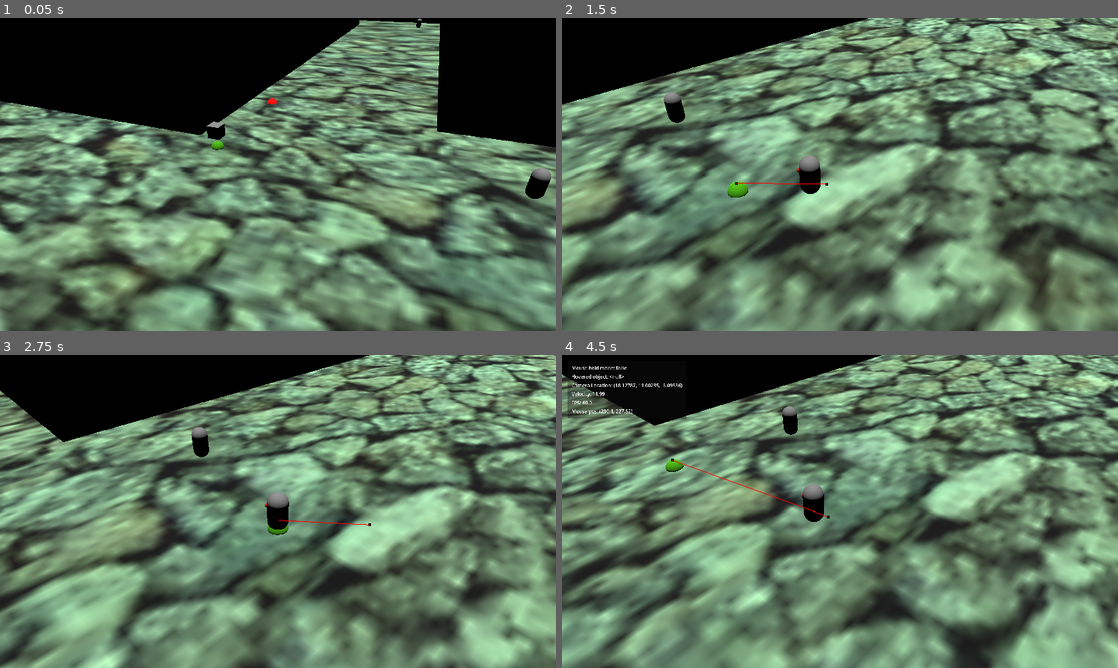
Above: before the commit, frames 1-4 (two rows, left to right).
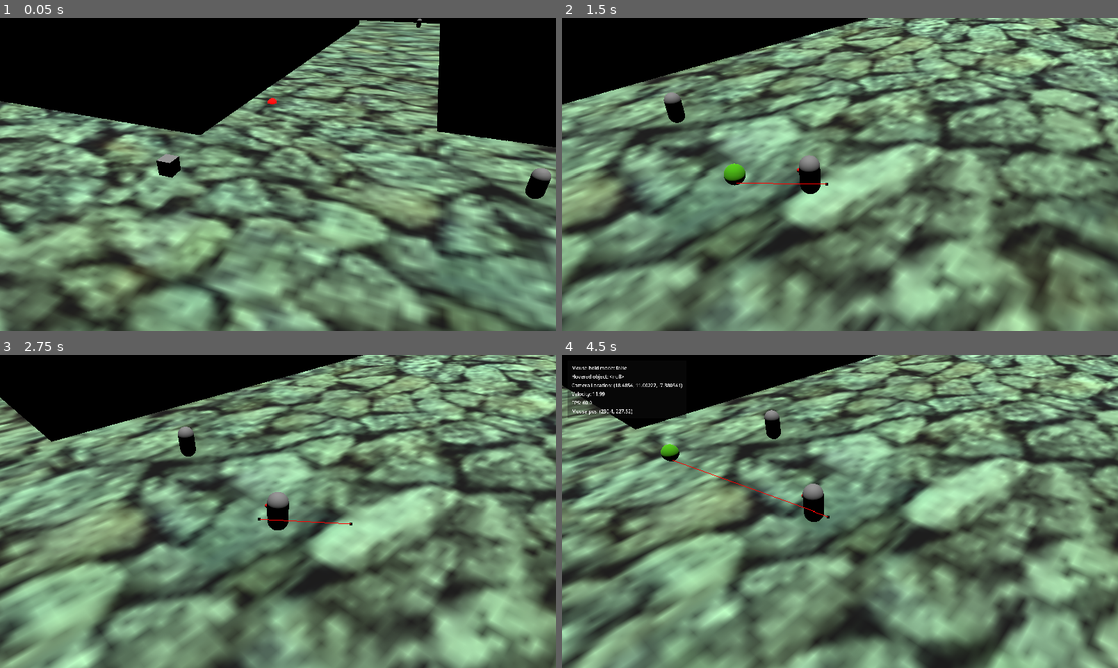
Above: after the commit, the same moments.

Repository: OLIWAPUNK/WSKAZEM
Game: Godot game, scene res://Scenes/GameWorld/World.tscn
Two runs of this game, one before a commit and one after it. Both use one fixed random seed, a clock stepped at 60 frames per second and the inputs below.
Inputs (mouse positions are in pixels of both pictures, inside the frame that each line leads up to):
- Up to frame 1 (0.05 s): no input
- Up to frame 2 (1.5 s): move the mouse to (962, 158) at 0.52 s; press the mouse at (962, 158) at 0.53 s; move the mouse to (728, 190) at 1.27 s; release the mouse at (728, 190) at 1.28 s; click (728, 190) at 1.35 s
- Up to frame 3 (2.75 s): move the mouse to (333, 442) at 2.02 s; press the mouse at (333, 442) at 2.03 s
- Up to frame 4 (4.5 s): move the mouse to (812, 574) at 2.77 s; release the mouse at (812, 574) at 2.78 s; click (812, 574) at 2.85 s; move the mouse to (1006, 558) at 3.52 s; press the mouse at (1006, 558) at 3.53 s; tap F1 (debug) at 4.15 s; move the mouse to (673, 464) at 4.27 s; release the mouse at (673, 464) at 4.28 s; click (673, 464) at 4.35 s

The runs differ from the first frame. In frame 1, 0.5% of the frame differs, in the area x 28-41%, y 33-52%; in frame 2, 0.3%; in frame 3, 56%; in frame 4, 61%, in the area x 0-100%, y 0-100%.

Commit message:
Item logic and basic pickup

Diff:
--- a/Scenes/GameWorld/Items/RockItem.tscn
+++ b/Scenes/GameWorld/Items/RockItem.tscn
@@ -1,6 +1,13 @@
 [gd_scene format=3 uid="uid://bxfibbksyww3c"]
 
 [ext_resource type="Script" uid="uid://cakokgaqj6c17" path="res://Scripts/Inventory/Item.gd" id="1_f42r7"]
+[ext_resource type="Script" uid="uid://dh6ur60ti68fv" path="res://Scripts/Inventory/ItemData.gd" id="2_f685o"]
+
+[sub_resource type="Resource" id="Resource_sx5ge"]
+script = ExtResource("2_f685o")
+identifier = "rock_b"
+item_name = "Rock Blargh"
+metadata/_custom_type_script = "uid://dh6ur60ti68fv"
 
 [sub_resource type="BoxMesh" id="BoxMesh_f42r7"]
 
@@ -8,8 +15,7 @@
 
 [node name="RockItem" type="Area3D" unique_id=353628187]
 script = ExtResource("1_f42r7")
-identifier = "rock_b"
-item_name = "Rock Blarg"
+item_data = SubResource("Resource_sx5ge")
 
 [node name="RockMesh" type="MeshInstance3D" parent="." unique_id=1796395315]
 mesh = SubResource("BoxMesh_f42r7")
--- a/Scenes/GameWorld/Town.tscn
+++ b/Scenes/GameWorld/Town.tscn
@@ -184,7 +184,7 @@
 transform = Transform3D(1, 0, 0, 0, 1.1924881e-08, 1, 0, -1, 1.1924881e-08, 0, 13.88743, 0)
 
 [node name="RockItem" parent="." unique_id=353628187 instance=ExtResource("7_q244l")]
-transform = Transform3D(1, 0, 0, 0, 1, 0, 0, 0, 1, 0, 1.4176917, 0)
+transform = Transform3D(1, 0, 0, 0, 1, 0, 0, 0, 1, 6.1024165, 1.4176917, 0)
 
 [node name="CanBeGrabbed" parent="RockItem" unique_id=1440717476 instance=ExtResource("8_q244l")]
 
--- a/Scenes/GameWorld/World.tscn
+++ b/Scenes/GameWorld/World.tscn
@@ -2,6 +2,7 @@
 
 [ext_resource type="Script" uid="uid://tbu5dankrsvh" path="res://Scripts/Navigation/PlayerMovement.gd" id="1_5cjrv"]
 [ext_resource type="Script" uid="uid://ghd7qncpwxfk" path="res://Scripts/Navigation/PointerManager.gd" id="1_kn06e"]
+[ext_resource type="Script" uid="uid://bnth7671vnpof" path="res://Scripts/Inventory/InventoryManager.gd" id="3_bk3f7"]
 [ext_resource type="Script" uid="uid://dv5nci6vmhwsx" path="res://Scripts/MapManager.gd" id="4_yjqcc"]
 [ext_resource type="PackedScene" uid="uid://p6rboyogdta8" path="res://Scenes/GameWorld/Town.tscn" id="5_n4chi"]
 [ext_resource type="PackedScene" uid="uid://dnssxr77f7rrc" path="res://Scenes/UI/DebugUI.tscn" id="7_y7y61"]
@@ -48,6 +49,11 @@
 
 [node name="DebugUI" parent="." unique_id=1958388161 instance=ExtResource("7_y7y61")]
 
+[node name="InventoryManager" type="Node" parent="." unique_id=149183155]
+unique_name_in_owner = true
+script = ExtResource("3_bk3f7")
+metadata/_custom_type_script = "uid://bnth7671vnpof"
+
 [node name="PointerManager" type="Node" parent="." unique_id=1823950882]
 unique_name_in_owner = true
 script = ExtResource("1_kn06e")
@@ -67,6 +73,7 @@
 script = ExtResource("8_kn06e")
 
 [node name="MovementIndicator" type="MeshInstance3D" parent="PlayerNode" unique_id=191477392]
+visible = false
 mesh = SubResource("SphereMesh_uo7di")
 
 [node name="PlayerBody" type="CharacterBody3D" parent="PlayerNode" unique_id=842025175]
--- a/Scripts/Inventory/InventoryManager.gd
+++ b/Scripts/Inventory/InventoryManager.gd
@@ -1,4 +1,15 @@
 class_name InventoryManager
 extends Node
 
-var held_item: Item = null
+var held_item: ItemData = null
+
+func grab(object: CanBeGrabbed):
+	var item_object: Item = object.parent
+	if held_item:
+		drop()
+	held_item = item_object.item_data
+	item_object.queue_free()
+
+func drop():
+	if held_item:
+		held_item = null
--- a/Scripts/Inventory/Item.gd
+++ b/Scripts/Inventory/Item.gd
@@ -1,13 +1,12 @@
 class_name Item
 extends Area3D
 
-@export var identifier: String
-@export var item_name: String
+@export var item_data: ItemData
 
 func _ready() -> void:
-	assert(identifier != null and identifier != "", "Item must have an identifier")
-	if item_name == null or item_name == "":
-		item_name = identifier
+	assert(item_data.identifier != null and item_data.identifier != "", "Item data must have an identifier")
+	if item_data.item_name == null or item_data.item_name == "":
+		item_data.item_name = item_data.identifier
 
 	var mesh: MeshInstance3D
 	for children in get_children():
@@ -15,3 +14,4 @@
 			mesh = children
 			break
 	assert(mesh, "There is no mesh in Item")
+	item_data.mesh = mesh.mesh
--- /dev/null
+++ b/Scripts/Inventory/ItemData.gd
@@ -0,0 +1,6 @@
+class_name ItemData
+extends Resource
+
+@export var identifier: String
+@export var item_name: String
+var mesh: Mesh
--- a/Scripts/Navigation/NavigationManager.gd
+++ b/Scripts/Navigation/NavigationManager.gd
@@ -16,7 +16,6 @@
 
 func _on_navigation_agent_finished() -> void:
 
-	#print("Navigation Finished")
 	movement_indicator.visible = false
 
 	%PlayerNode/PlayerBody.velocity = Vector3.ZERO
@@ -41,6 +40,8 @@
 	if intersection.is_empty():
 		return
 
+	intersection.position.y = %PlayerNode/PlayerBody.global_position.y
+
 	go_to_point(intersection.position)
 
 
--- a/Scripts/Navigation/PointerManager.gd
+++ b/Scripts/Navigation/PointerManager.gd
@@ -1,6 +1,7 @@
 class_name PointerManager
 extends Node
 
+@onready var inventory_manager: InventoryManager = %InventoryManager
 @onready var gesture_manager: GestureMenuManager = %GameUI/CommunicationContainer/MarginContainer/VerticalContainer/GestureMenu/GestureMenuManager
 @onready var navigation_manager : NavigationManager = %PlayerNode/NavigationManager
 
@@ -31,8 +32,8 @@
 			if hovered_object:
 				object_clicked(hovered_object)
 			else:
-				if %GameUI/CommunicationContainer.visible:
-					%GameUI/CommunicationContainer.visible = false
+				if Global.ui_manager.is_visible():
+					Global.ui_manager.set_visible(false)
 					gesture_manager.clear_message()
 				else:
 					navigation_manager.navigate()
@@ -59,7 +60,7 @@
 	if object is CanBeTalkedTo:
 		gesture_manager.start_talking_with(object)
 	elif object is CanBeGrabbed:
-		print_debug("Grabbed ", object.parent.name)
+		inventory_manager.grab(object)
 
 
 func on_hover(node: CanBeClicked) -> void:
--- a/Scripts/Traits/CanBeClicked.gd
+++ b/Scripts/Traits/CanBeClicked.gd
@@ -28,7 +28,7 @@
 
 func on_hover() -> void:
 
-	if Global.player_controls_disabled or Global.ui_manager.communication_container.visible:
+	if Global.player_controls_disabled or Global.ui_manager.is_visible():
 		return
 
 	if overlay_outline_material:
--- a/Scripts/Traits/CanBeGrabbed.gd
+++ b/Scripts/Traits/CanBeGrabbed.gd
@@ -3,3 +3,7 @@
 
 func _init() -> void:
 	overlay_outline_material = preload("res://Materials/ItemOutline.tres")
+
+func _ready() -> void:
+	super._ready()
+	assert(parent is Item, "CanBeGrabbed must be a child of an Item")
--- a/Scripts/UIManager.gd
+++ b/Scripts/UIManager.gd
@@ -9,3 +9,9 @@
 
 	Global.ui_manager = self
 	communication_container.visible = false
+
+func is_visible() -> bool:
+	return communication_container.visible
+
+func set_visible(visible: bool) -> void:
+	communication_container.visible = visible
Not shown, added: Scripts/Inventory/ItemData.gd.uid
